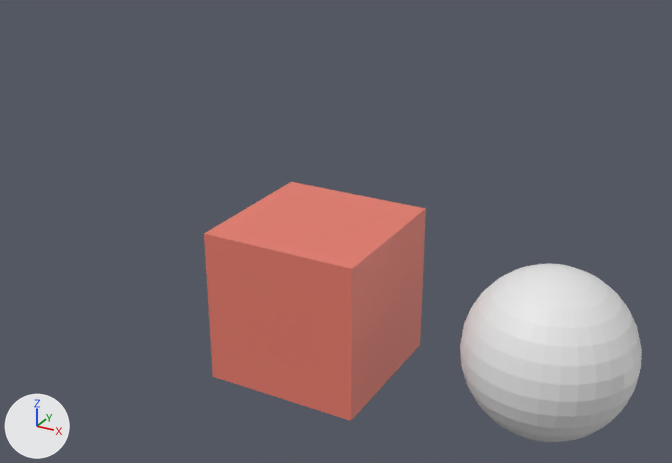
The Blender file tests/fixtures/spin.blend, before and after one commit.
Rendered twice from a 50 mm camera at (5.29, -9.16, 5.49) aimed at (0.18, 0.12, 0.85). Every picture has the same lights, and +X, +Y and +Z are marked at lower left. The first picture is the older version.

The first picture shows 'Spinner', 'Still'.
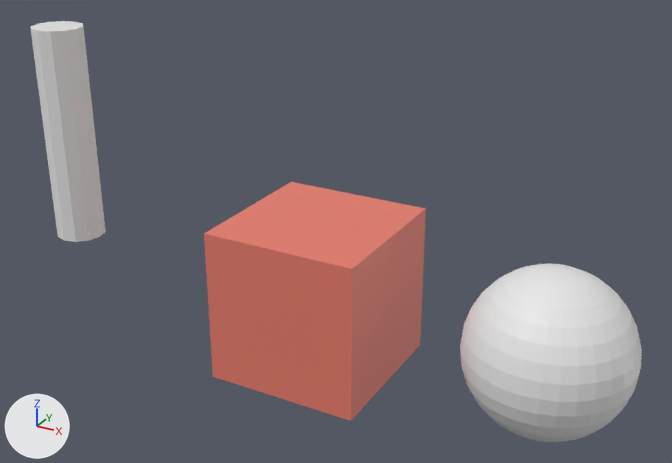
The change, as a diff of the scene's bpy script:
```diff
--- a/tests/fixtures/spin.blend.py
+++ b/tests/fixtures/spin.blend.py
@@ me_cylinder @@
+me_cylinder.from_pydata(...)  # 290 vertices, 288 faces; spans x -0.35..0.35, y -0.35..0.35, z -1.5..1.5
@@ ob_bender @@
+ob_bender = bpy.data.objects.new('Bender', me_cylinder)
+ob_bender.location = (-4.0, 0.0, 1.5)
```

Changed parts and their boxes (x1, y1, x2, y2) in the pictures (672 x 463 px):
'Bender', added: after (31, 21, 106, 242)
